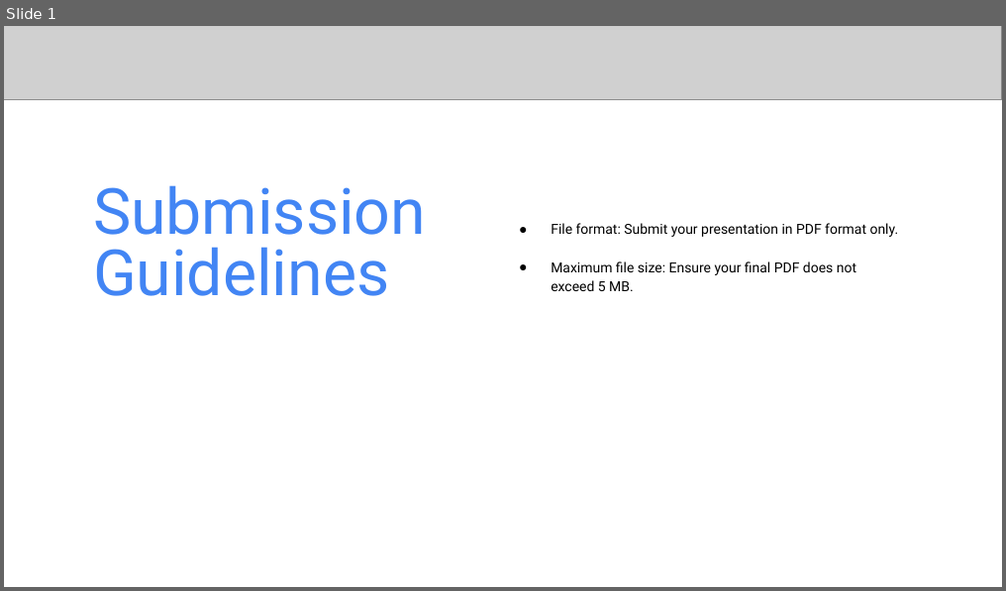
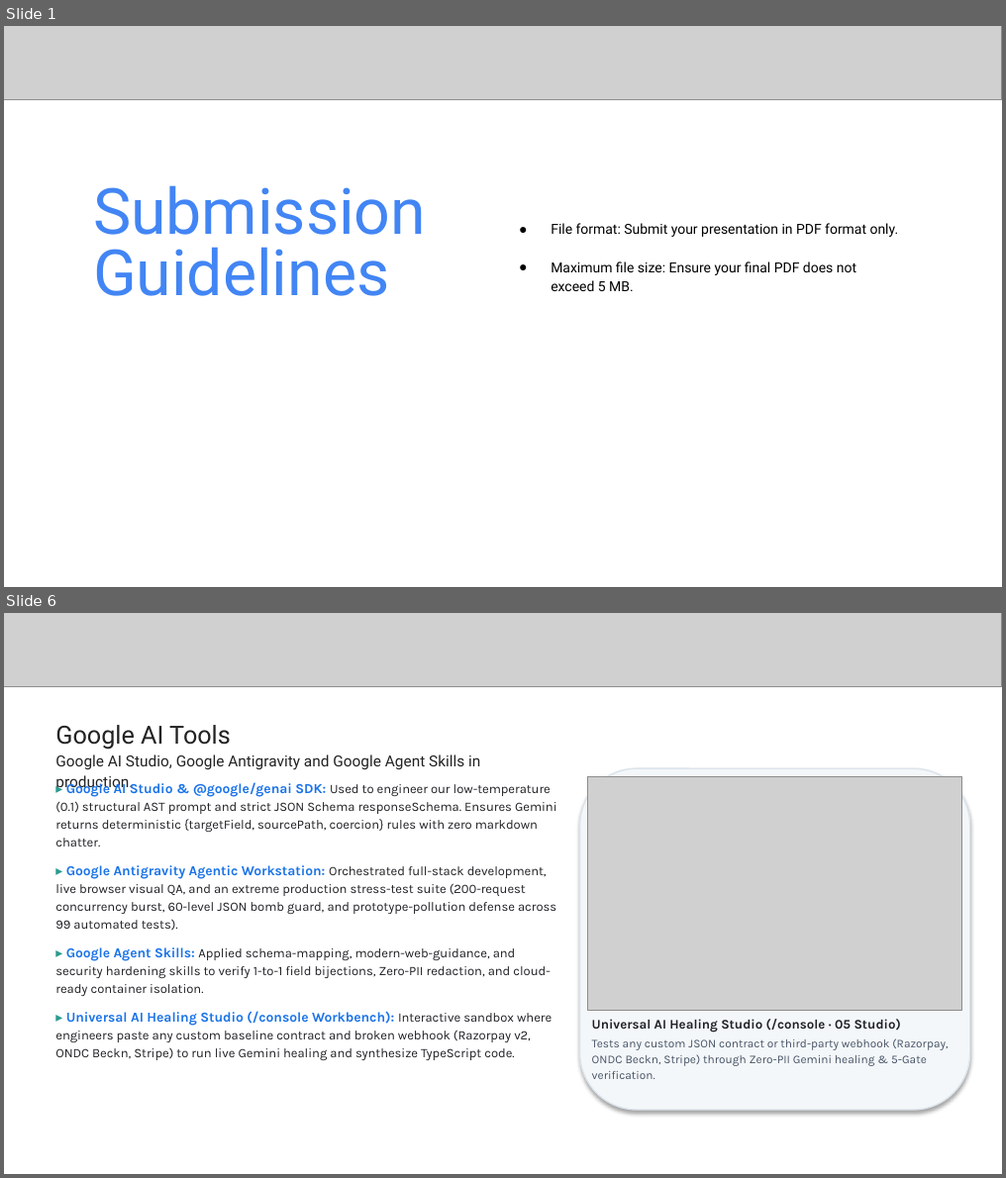
Before and after one commit to Asqi06/Buildathon, a slide deck: Startup_Buildathon_Coders_of_Bharat_AutoPatch.pptx. Shown one above the other, each under a label of ours: slide 1 before the commit, slides 1 and 6 after it; the slides between them are not shown. The pictures are 1006x591 and 1006x1178 pixels, drawn with LibreOffice and Linux fonts; fonts in the diff are those of the drawing; grey boxes stand for pictures. Boxes give left, top, right and bottom in pixels: in the first picture for what was removed or moved away, otherwise in the second. Text is boxed around its words. In the diff, an @@ line names an element or a change of style, - is before the commit and + after.

Commit message:
chore(deck): remove explicit % weights from UI and update pitch deck with clear explanations and live screenshots

```diff
--- a/Startup_Buildathon_Coders_of_Bharat_AutoPatch.pptx
+++ b/Startup_Buildathon_Coders_of_Bharat_AutoPatch.pptx
@@ slide 6 added at (4, 613, 1002, 1174), background #FFFFFF @@
@@ picture added at (4, 613, 1002, 687) @@
@@ text added at (55, 725, 480, 770), 11 pt, text #222222 @@
+Google AI Tools
+Google AI Studio, Google Antigravity and Google Agent Skills in production.
@@ text added at (55, 780, 557, 1060), 9.3 pt, text #202124 @@
+▸ Google AI Studio & @google/genai SDK: Used to engineer our low-temperature (0.1) structural AST prompt and strict JSON Schema responseSchema. Ensures Gemini returns deterministic {targetField, sourcePath, coercion} rules with zero markdown chatter.
+▸ Google Antigravity Agentic Workstation: Orchestrated full-stack development, live browser visual QA, and an extreme production stress-test suite (200-request concurrency burst, 60-level JSON bomb guard, and prototype-pollution defense across 99 automated tests).
+▸ Google Agent Skills: Applied schema-mapping, modern-web-guidance, and security hardening skills to verify 1-to-1 field bijections, Zero-PII redaction, and cloud-ready container isolation.
+▸ Universal AI Healing Studio (/console Workbench): Interactive sandbox where engineers paste any custom baseline contract and broken webhook (Razorpay v2, ONDC Beckn, Stripe) to run live Gemini healing and synthesize TypeScript code.
@@ rounded rectangle added at (580, 768, 970, 1110), fill #F4F7F9, outline #DCE4EC 1 pt @@
@@ picture added at (588, 776, 962, 1010) @@
@@ text added at (592, 1019, 947, 1079), 8.5 pt, text #475467 @@
+Universal AI Healing Studio (/console · 05 Studio)
+Tests any custom JSON contract or third-party webhook (Razorpay, ONDC Beckn, Stripe) through Zero-PII Gemini healing & 5-Gate verification.
```
Also in this commit, not shown: 6 other slides added, 7 slides removed, 4 other files.
